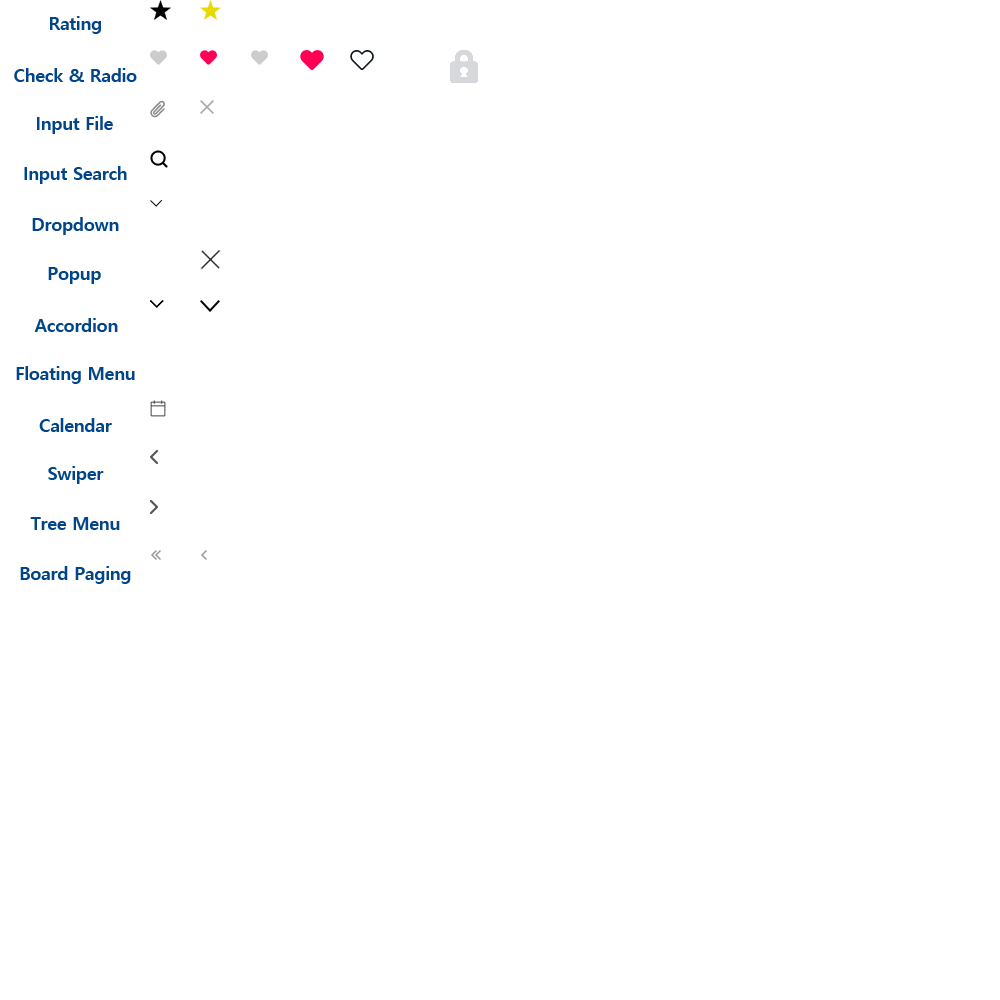
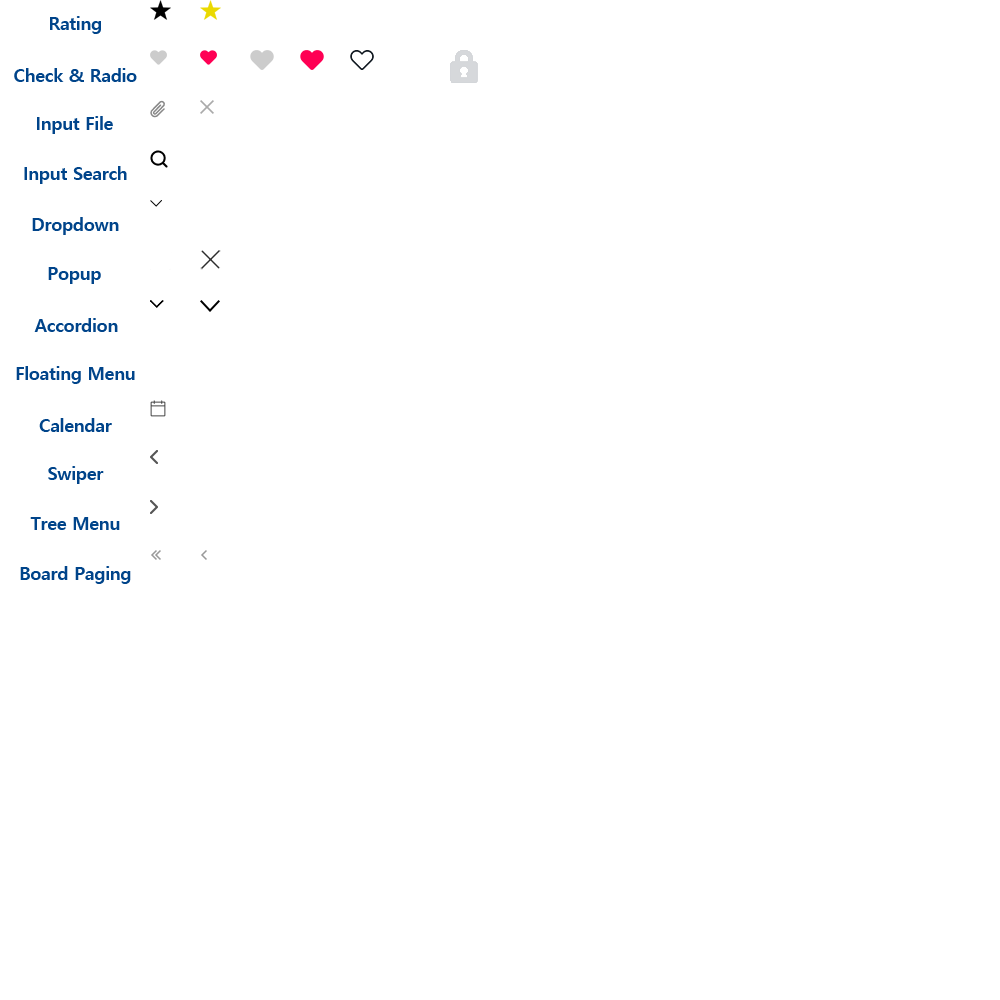
Layer changes from the first 1000×1000 image to the second:
renamed "레이어 27 복사" to "레이어 29", painted on it over [left=250, top=50, right=274, bottom=70]
